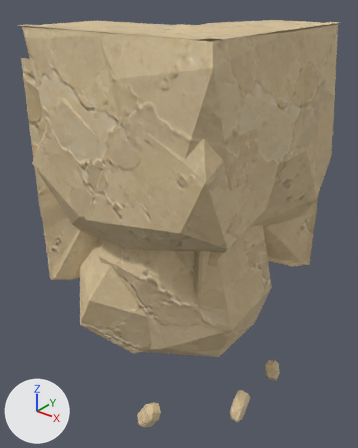
An edit to the glTF model assets/custom/models/ground_modules/ground_bottom_corner_06.glb, drawn before and after from the same camera.
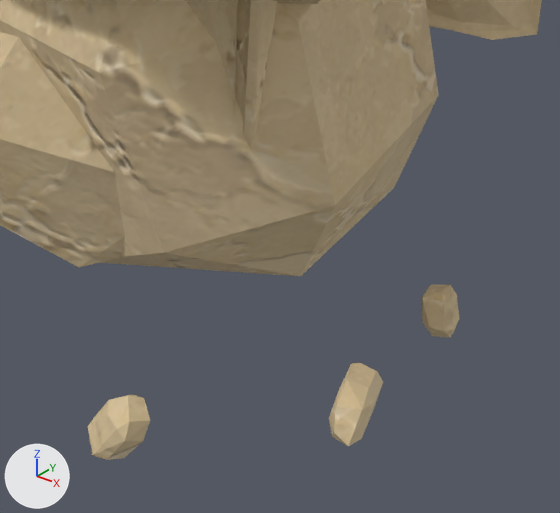
Old and new are each drawn whole from a camera (50 mm lens) standing at (1.93, -1.32, 1.07) and looking at (0.5, 0.46, -0.04) and again close up on the part from 29% to 89% of the width and 56% to 100% of the height. The axes (+X, +Y, +Z) are drawn at lower left. The lights are the same throughout. The first two pictures are the older version. Vertices at exactly the same position are counted once.

In view in the first close-up: 'GroundBottomCorner06_Body'.
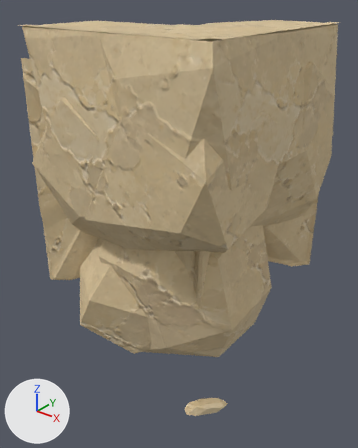
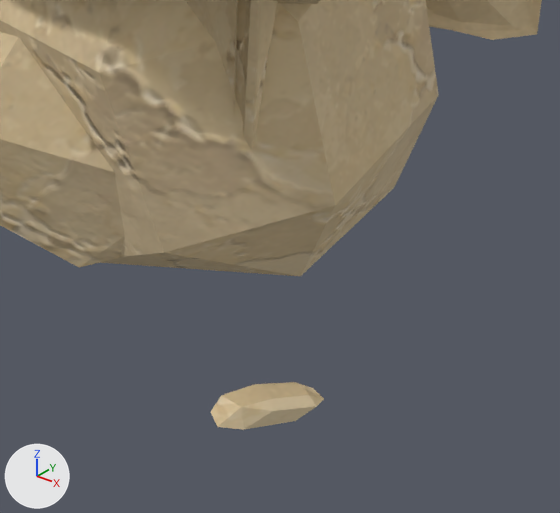
Pixel boxes [x1, y1, x2, y2] of what changed, in the close-ups (560 x 513 px; the box of a moved part takes in the faces that stretch with it):
'GroundBottomCorner06_Body', reshaped
    before: [0, 0, 542, 460]
    after: [0, 0, 542, 430]
part 1 of me_groundbottomcorner06_bodyshouldermesh, moved or reshaped (not visible afterwards)
    before: [421, 284, 459, 338]
part 2 of me_groundbottomcorner06_bodyshouldermesh, moved or reshaped
    before: [329, 363, 383, 446]
    after: [211, 382, 324, 430]
part 3 of me_groundbottomcorner06_bodyshouldermesh, moved or reshaped (not visible afterwards)
    before: [88, 394, 150, 460]

What the commit changed:
me_groundbottomcorner06_bodyshouldermesh has 846 vertices, 1510 faces and spans x 0.0..1.04, y -0.04..1.0, z -0.97..0.91.
me_groundbottomcorner06_bodyshouldermesh is used by ob_groundbottomcorner06_body; location (0.0, 0.0, 0.0).
me_groundbottomcorner06_bodyshouldermesh part 1: the loose piece of 24 vertices spanning x 0.94..1.03, y 0.64..0.75, z -0.96..-0.83 is multiplied about its middle by the matrix ((0.646, 0.355, 0.073), (-0.309, 0.618, -0.268), (-0.189, 0.203, 0.687)), then moved by (-0.61, 0.05, 0.0).
me_groundbottomcorner06_bodyshouldermesh part 2: 24 of 846 vertices moved; they spanned x 0.94..1.04, y 0.25..0.45, z -0.95..-0.81 and now span x 0.85..0.99, y 0.03..0.26, z -0.82..-0.72; mean shift (-0.07, -0.2, 0.11); largest move (1.04, 0.25, -0.89) -> (0.89, 0.03, -0.75).
me_groundbottomcorner06_bodyshouldermesh part 3: 24 of 846 vertices moved; they spanned x 0.6..0.73, y -0.04..0.06, z -0.97..-0.8 and now span x 0.02..0.11, y 0.36..0.47, z -0.97..-0.81; mean shift (-0.6, 0.41, -0.01); largest move (0.69, 0.0, -0.95) -> (0.06, 0.43, -0.95).
